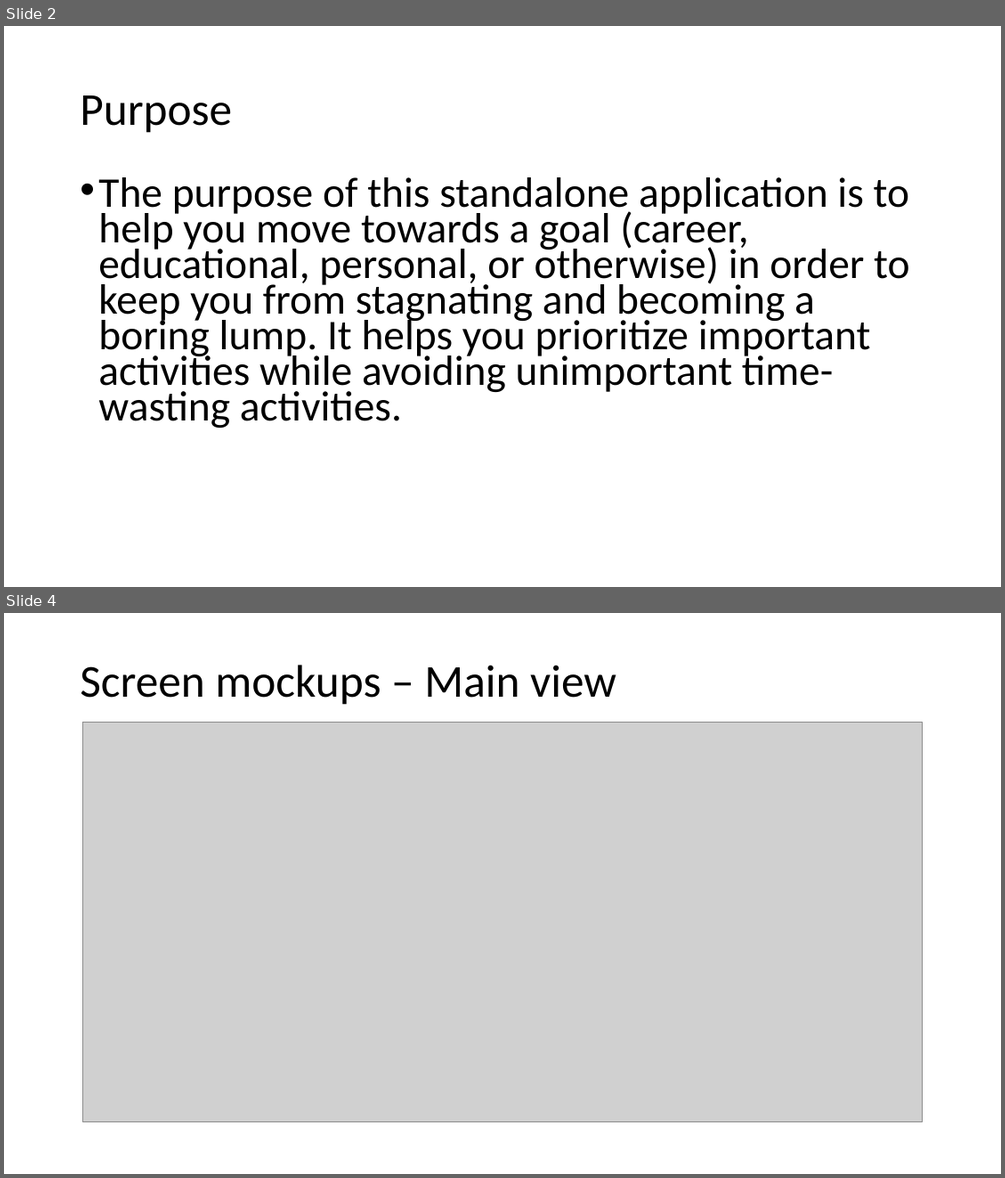
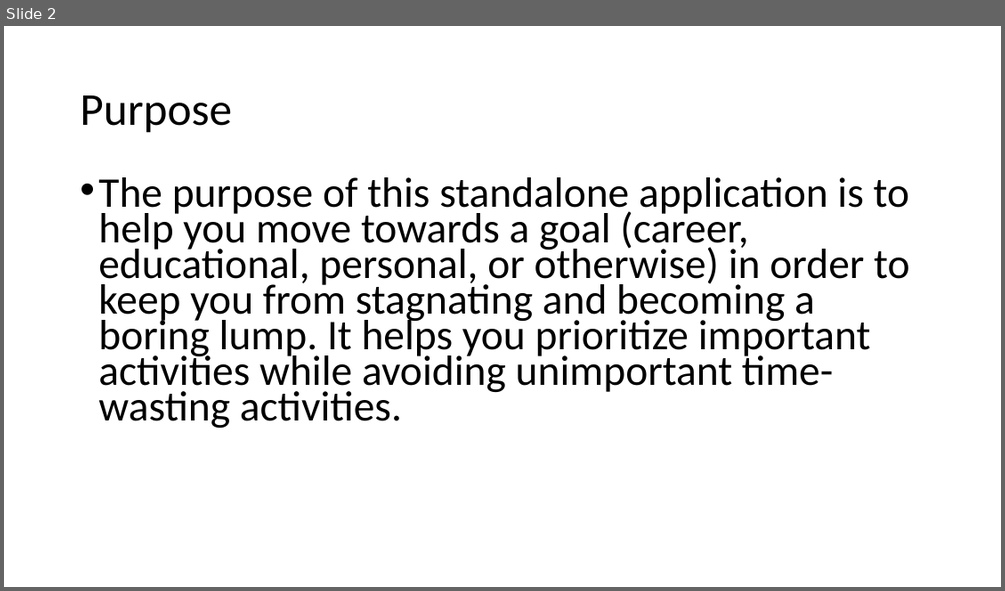
Before and after one commit to akirby22/SSD2018, a slide deck: ProjectDemo/SSD Project Demo - Java Jamboree.pptx. Shown one above the other, each under a label of ours: slides 2 and 4 before the commit, slide 2 after it; the slides between them are not shown. The pictures are 1005x1178 and 1005x591 pixels, drawn with LibreOffice and Linux fonts; fonts in the diff are those of the drawing; grey boxes stand for pictures. Boxes give left, top, right and bottom in pixels: in the first picture for what was removed or moved away, otherwise in the second. Text is boxed around its words. In the diff, an @@ line names an element or a change of style, - is before the commit and + after.

```diff
--- a/ProjectDemo/SSD Project Demo - Java Jamboree.pptx
+++ b/ProjectDemo/SSD Project Demo - Java Jamboree.pptx
@@ slide 4 removed at <box>4,613,1001,1174</box>, background #FFFFFF @@
@@ title removed at <box>80,665,616,705</box> @@
-Screen mockups – Main view
@@ picture removed at <box>82,722,922,1121</box> @@
```
Also in this commit, not shown: 1 slide changed.
